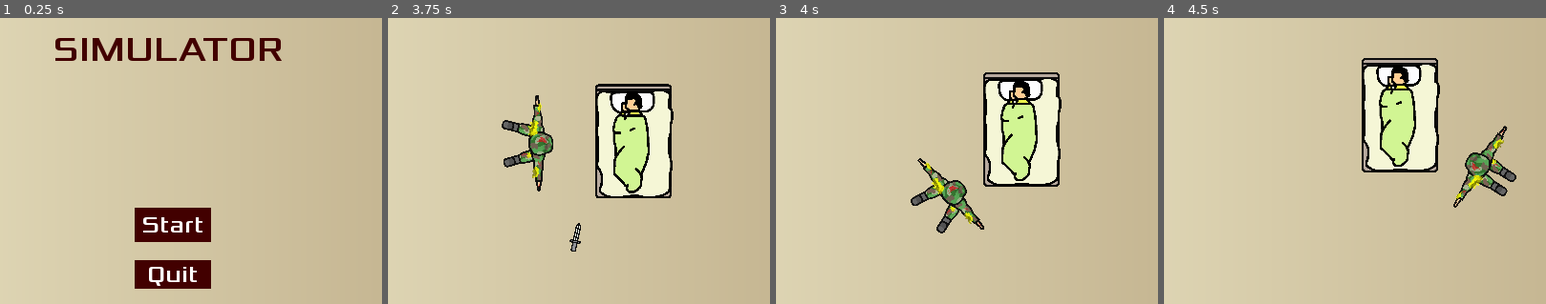
Above: before the commit, frames 1-4 (left to right).
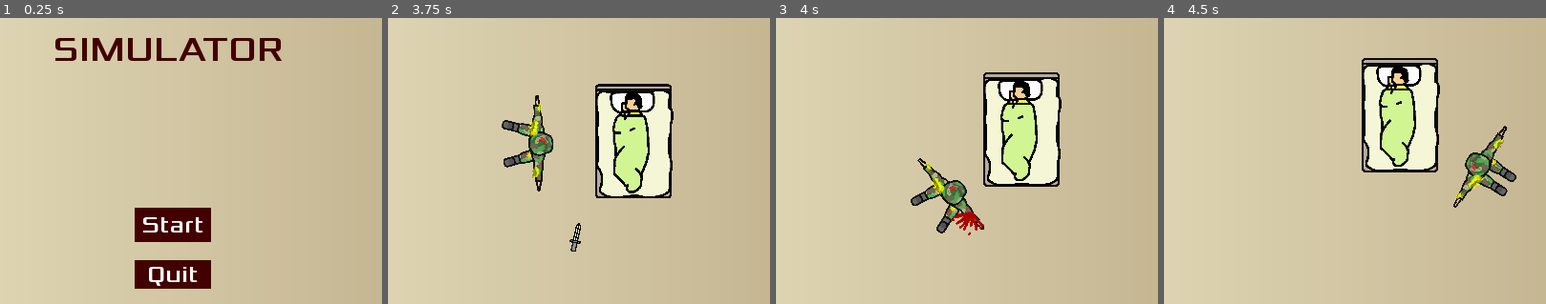
Above: after the commit, the same moments.

Repository: honoriocassiano/the-silent-protector-simulator
Game: Godot game, scene res://Main.tscn
The game is run twice, just before and just after one commit, with the same random seed, the same clock (stepped at 60 frames per second) and the same inputs.
Inputs (mouse positions are % of the whole screen's width and height, from its top left):
- Up to frame 1 (0.25 s): no input
- Up to frame 2 (3.75 s): click "Start" at 0.5 s; move the mouse to (72, 45) at 1.27 s; hold Right (move_right) 1.28-2.03 s; move the mouse to (30, 55) at 2.02 s; hold Down (move_down) 2.03-2.78 s; move the mouse to (60, 28) at 2.77 s; hold Right (move_right) 2.78-3.53 s; move the mouse to (45, 70) at 3.52 s; hold Up (move_up) from 3.53 s (still down)
- Up to frame 3 (4 s): keep holding Up (move_up)
- Up to frame 4 (4.5 s): move the mouse to (80, 65) at 4.27 s; release Up (move_up) at 4.28 s; hold Left (move_left) from 4.28 s (still down)
The pictures show only the part of the screen within x 27-77%, y 33-83%; the shares and areas given below are measured in that part.

Frames 1-2 are identical in both runs. In frame 3, 0.3% of the frame differs, in the area x 45-55%, y 67-76%; in frame 4, nothing differs.

Commit message:
On collision with soldier, play on contact animation

Diff:
--- a/Soldier.gd
+++ b/Soldier.gd
@@ -88,6 +88,4 @@
 
 
 func _on_RigidBody2D_body_entered(body):
-
-	# TODO Play damage sound
-	body.queue_free()
+	body.on_contact()
--- a/Weapon.gd
+++ b/Weapon.gd
@@ -40,3 +40,22 @@
 func _on_VisibilityNotifier2D_screen_exited():
 	# Delete object if it leaves the screeen
 	queue_free()
+
+
+func on_contact():
+	$OnContactAnimation.animation = on_contact
+	$OnContactAnimation.frame = 0
+
+	$Sprite.hide()
+	$OnContactAnimation.show()
+
+	$OnContactAnimation.rotation -= PI
+	linear_velocity = Vector2(0, 0)
+
+	$OnContactAnimation.play()
+
+	yield($OnContactAnimation, "animation_finished")
+
+	print("cabou mané")
+
+	queue_free()
